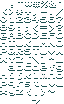
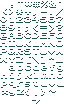
Two versions of the same layered image (64px x 104px). Layer-by-layer changes:
painted on "Layer #1" over box(0, 66, 64, 96)
